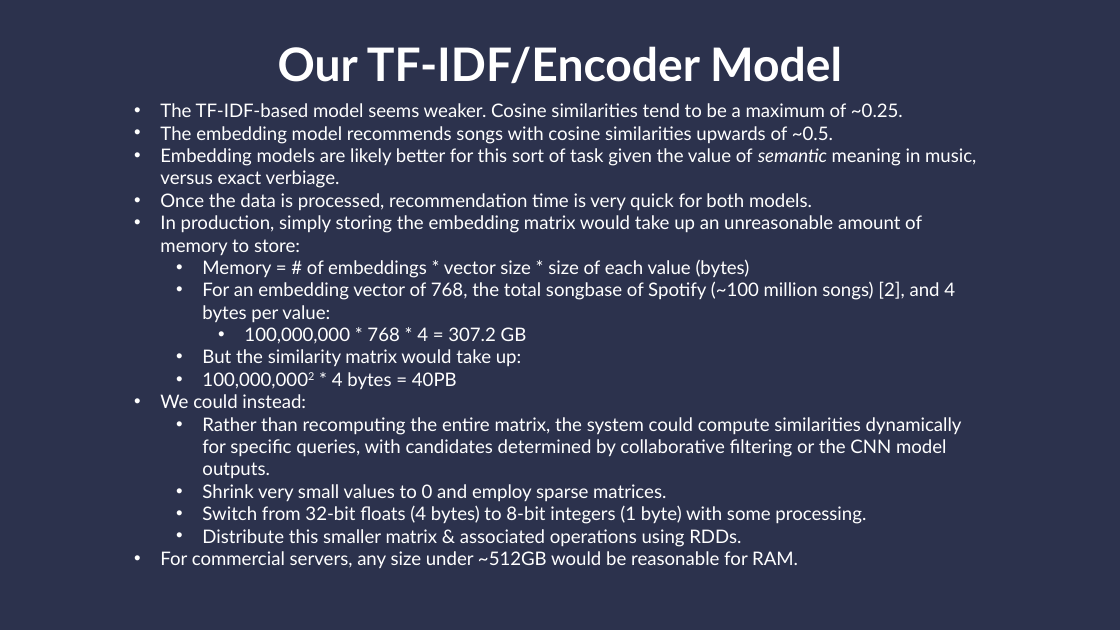
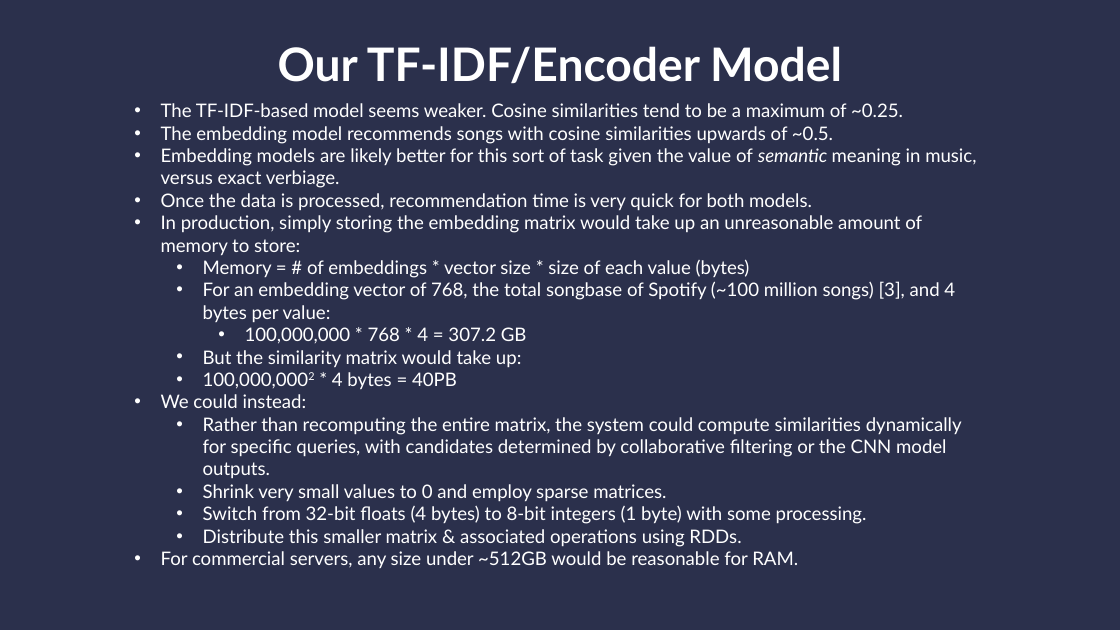
Before and after one commit to Disco-Gnome/CSC84040_Final_Project, a slide deck: slide 9 of project_presentation.pptx. Drawn at 1120x630 pixels with LibreOffice and Linux fonts; fonts in the diff are those of the drawing; background and template pictures are left out. Boxes give left, top, right and bottom in pixels: in the first picture for what was removed or moved away, otherwise in the second. Text is boxed around its words. In the diff, an @@ line names an element or a change of style, - is before the commit and + after.

Commit message:
presentation added

```diff
--- a/project_presentation.pptx
+++ b/project_presentation.pptx
@@ rectangle at box(0, 0, 1120, 630): fill #2C324D to #2B304C @@
@@ text at box(203, 281, 955, 323): text changed @@
-  • For an embedding vector of 768, the total songbase of Spotify (~100 million songs) [2], and 4 bytes per value:
+  • For an embedding vector of 768, the total songbase of Spotify (~100 million songs) [3], and 4 bytes per value:
```
Also in this commit, not shown: 12 other slides changed, 2 slides added.
